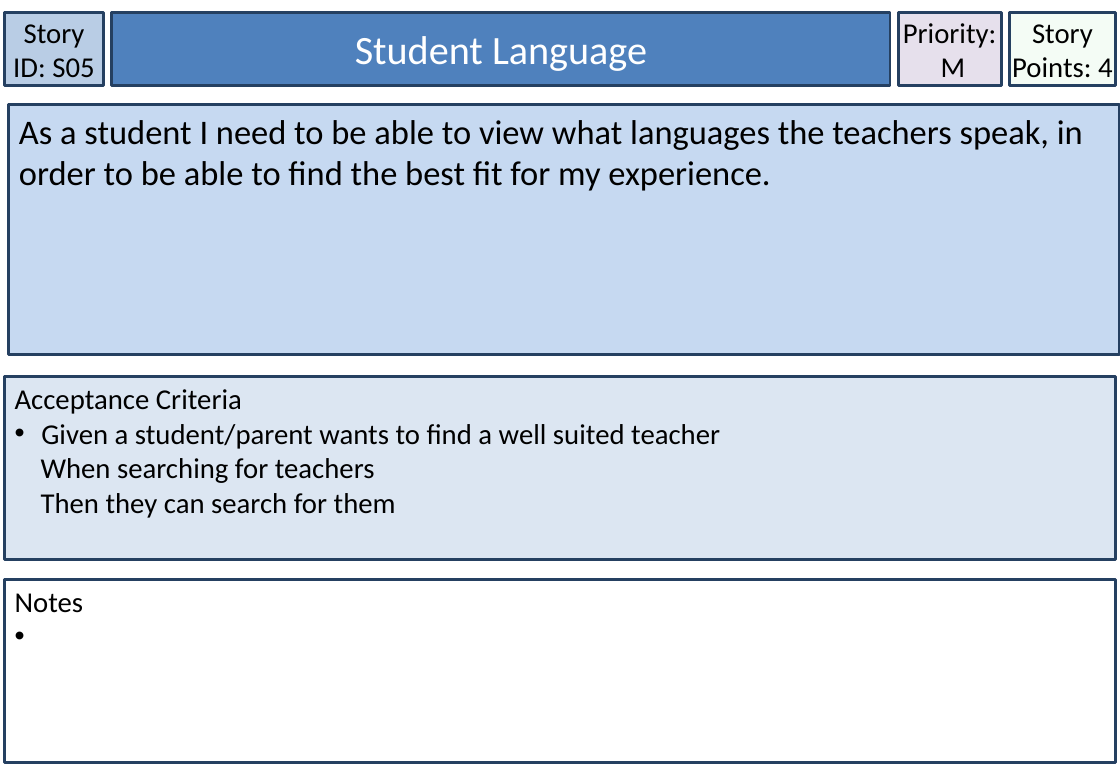
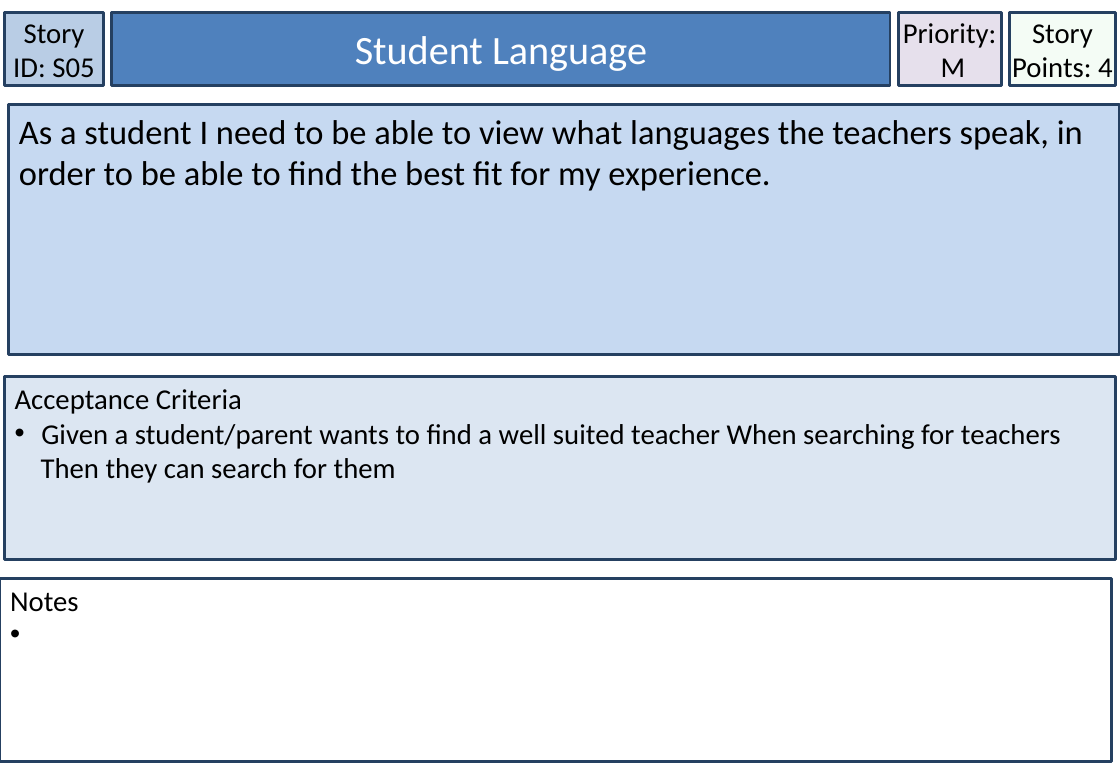
Before and after one commit to MichaelDevenish/IFB299MusicSchool, a slide deck: slide 6 of Documentation/Accpetance Criteria & User Stories/User Stories Final Format.pptx. Drawn at 1120x775 pixels with LibreOffice and Linux fonts; fonts in the diff are those of the drawing. Boxes give left, top, right and bottom in pixels: in the first picture for what was removed or moved away, otherwise in the second. Text is boxed around its words. In the diff, an @@ line names an element or a change of style, - is before the commit and + after.

```diff
--- a/Documentation/Accpetance Criteria & User Stories/User Stories Final Format.pptx
+++ b/Documentation/Accpetance Criteria & User Stories/User Stories Final Format.pptx
@@ text in rectangle at box(41, 424, 1061, 449): text changed @@
-• Given a student/parent wants to find a well suited teacher
-When searching for teachers
+• Given a student/parent wants to find a well suited teacher When searching for teachers
@@ rectangle "Notes": place and size @@
-rectangle "Notes" at box(4, 580, 1116, 763)
+rectangle "Notes" at box(0, 579, 1112, 762)
```
Also in this commit, not shown: 18 other slides changed, 1 other file.
